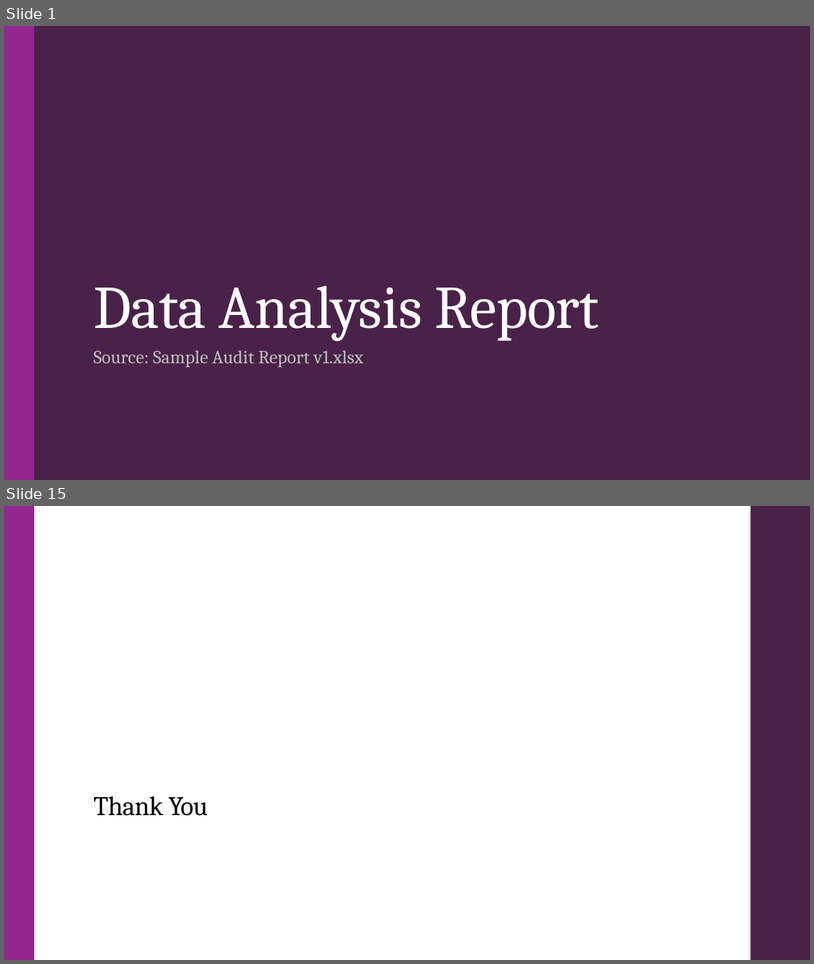
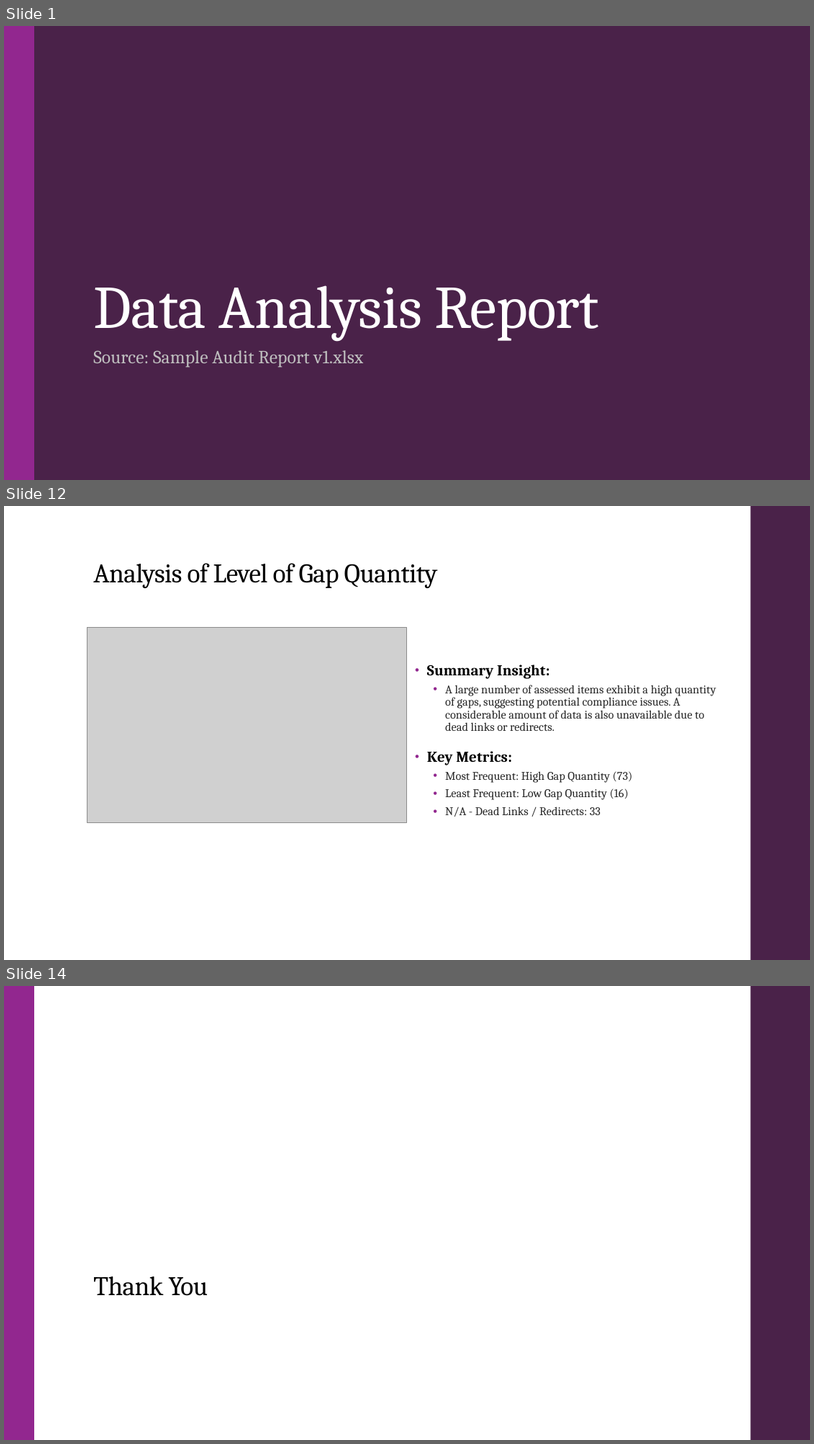
Before and after one commit to droy117/GT_Assignment_PPT_Ex, a slide deck: Debak/Data_Analysis_Report_Report.pptx. Shown one above the other, each under a label of ours: slides 1 and 15 before the commit, slides 1, 12 and 14 after it; the slides between them are not shown. The pictures are 814x964 and 814x1444 pixels, drawn with LibreOffice and Linux fonts; fonts in the diff are those of the drawing; grey boxes stand for pictures. Boxes give left, top, right and bottom in pixels: in the first picture for what was removed or moved away, otherwise in the second. Text is boxed around its words. In the diff, an @@ line names an element or a change of style, - is before the commit and + after.

Commit message:
update ppt and text placement

```diff
--- a/Debak/Data_Analysis_Report_Report.pptx
+++ b/Debak/Data_Analysis_Report_Report.pptx
@@ slide 12 added at (x1=4, y1=506, x2=810, y2=960), background #FFFFFF; not listed: 1 template element that a slide beside it also shows @@
@@ title added at (x1=93, y1=563, x2=438, y2=588), 32 pt, text #000000 @@
+Analysis of Level of Gap Quantity
@@ picture added at (x1=88, y1=627, x2=407, y2=822) @@
@@ text added at (x1=427, y1=664, x2=716, y2=816), 14 pt, text #262626 @@
+• Summary Insight:
+  • A large number of assessed items exhibit a high quantity of gaps, suggesting potential compliance issues. A considerable amount of data is also unavailable due to dead links or redirects.
+• Key Metrics:
+  • Most Frequent: High Gap Quantity (73)
+  • Least Frequent: Low Gap Quantity (16)
+  • N/A - Dead Links / Redirects: 33
@@ what was slide 15 is now slide 14 @@
```
Also in this commit, not shown: 1 slide changed, 10 other slides added, 12 slides removed, 7 other files.
